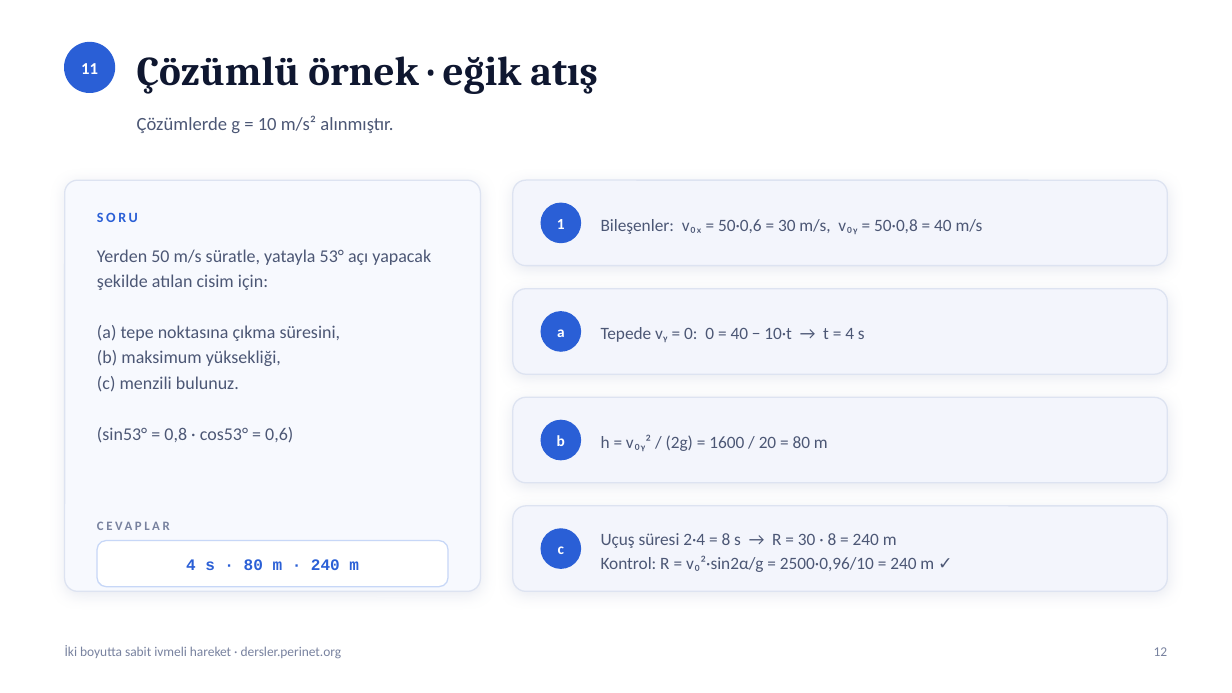
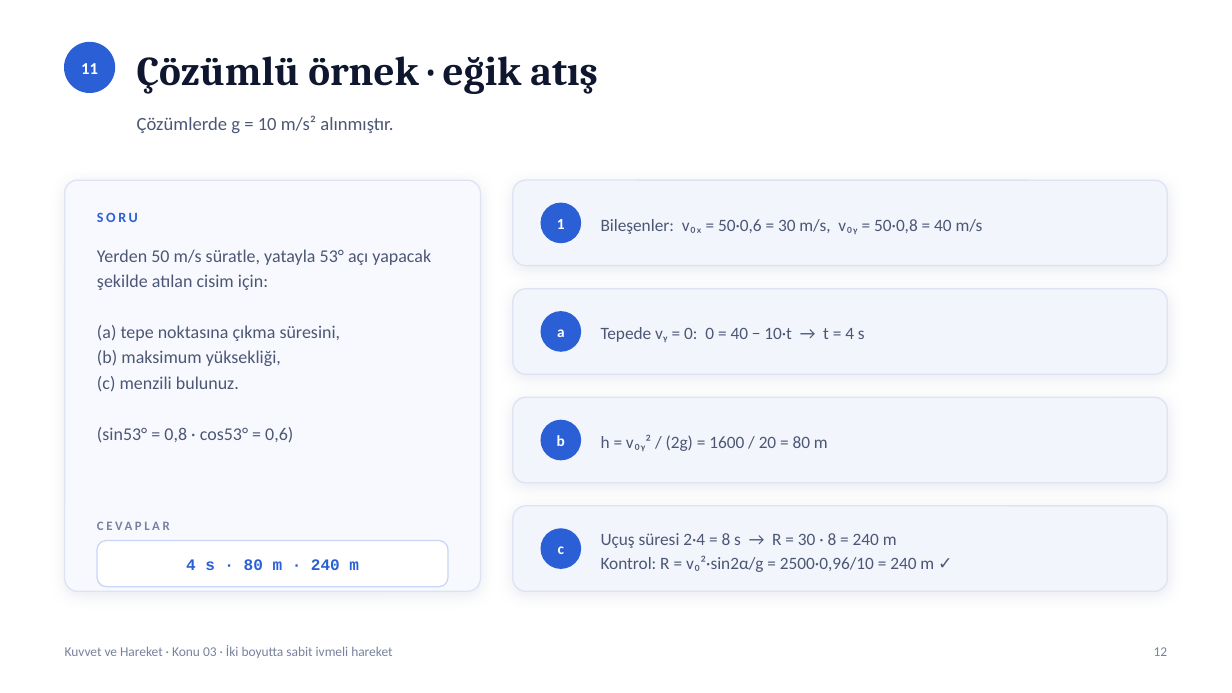
Before and after one commit to elestirmen/dersler, a slide deck: slide 12 of dist/sunum/iki-boyutta-hareket.pptx. Drawn at 1232x693 pixels with LibreOffice and Linux fonts; fonts in the diff are those of the drawing. Boxes give left, top, right and bottom in pixels: in the first picture for what was removed or moved away, otherwise in the second. Text is boxed around its words. In the diff, an @@ line names an element or a change of style, - is before the commit and + after.

```diff
--- a/dist/sunum/iki-boyutta-hareket.pptx
+++ b/dist/sunum/iki-boyutta-hareket.pptx
@@ text at [65, 645, 392, 658]: text changed @@
-İki boyutta sabit ivmeli hareket · dersler.perinet.org
+Kuvvet ve Hareket · Konu 03 · İki boyutta sabit ivmeli hareket
```
Also in this commit, not shown: 12 other slides changed, 10 other files.
